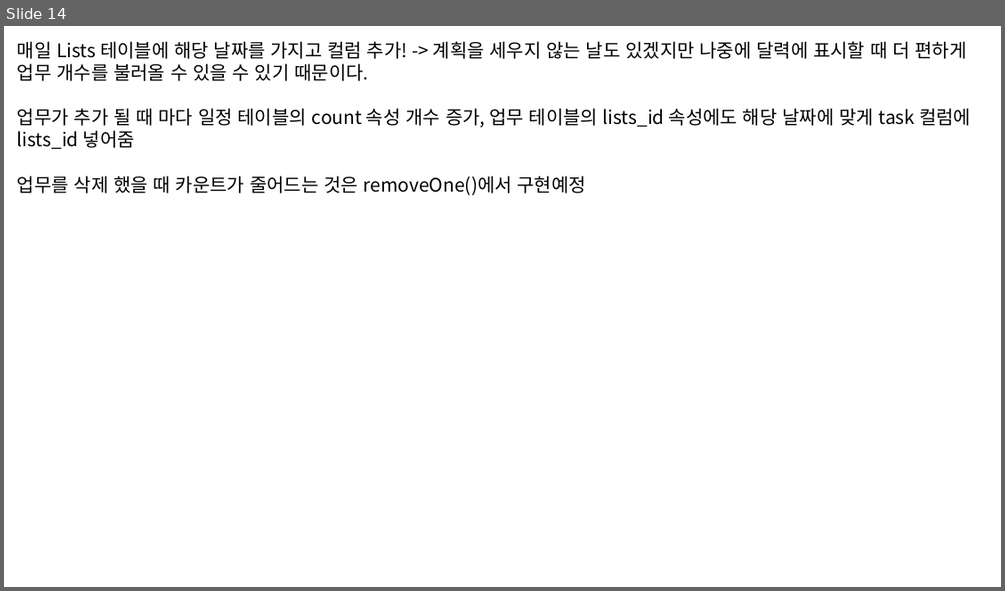
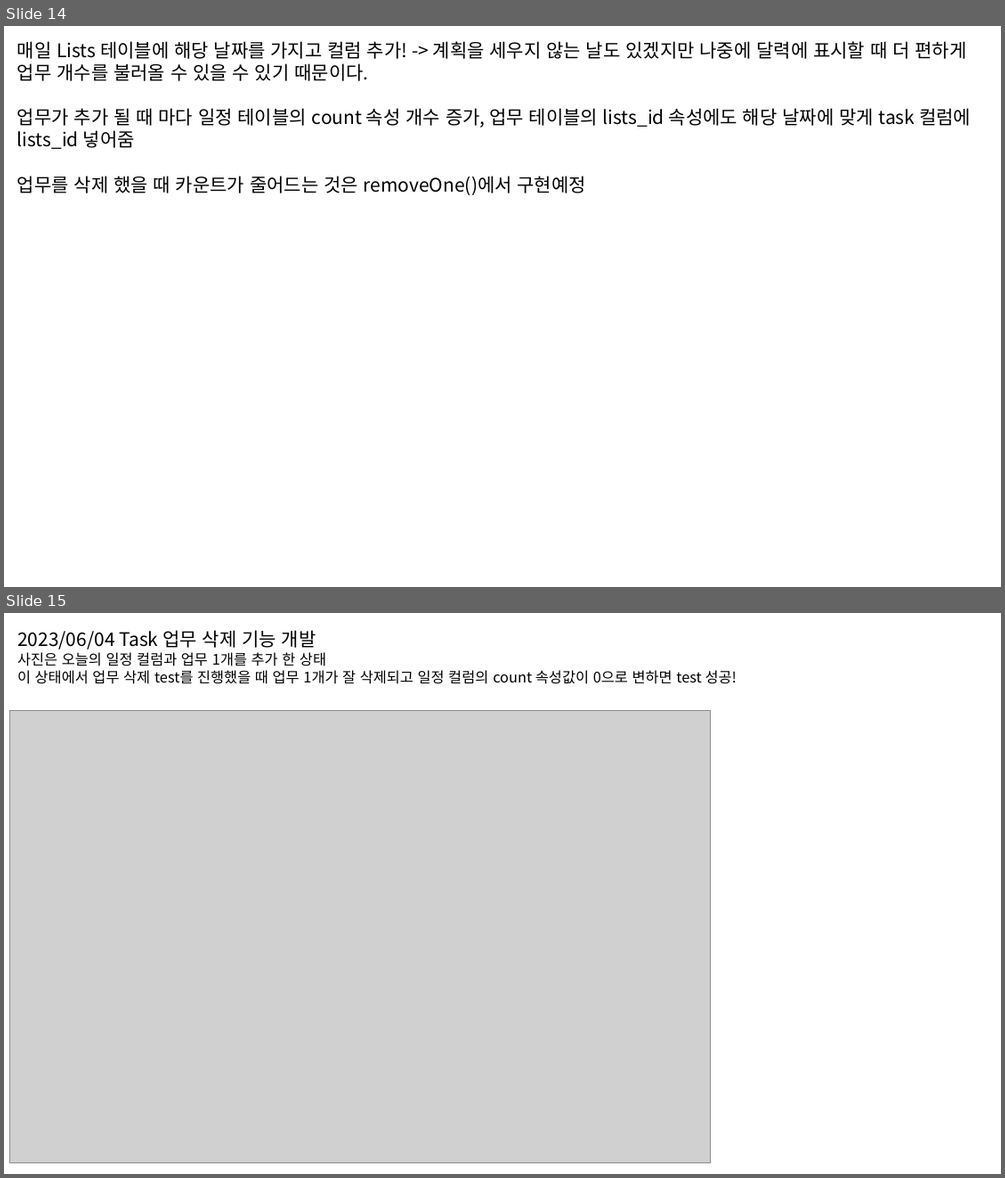
Before and after one commit to yujinchoi20/LePl_Team, a slide deck: CYJ/LePl 개발 일지.pptx. Shown one above the other, each under a label of ours: slide 14 before the commit, slides 14 and 15 after it. The pictures are 1005x591 and 1005x1178 pixels, drawn with LibreOffice and Linux fonts; fonts in the diff are those of the drawing; grey boxes stand for pictures. Boxes give left, top, right and bottom in pixels: in the first picture for what was removed or moved away, otherwise in the second. Text is boxed around its words. In the diff, an @@ line names an element or a change of style, - is before the commit and + after.

Commit message:
update: 06/05 개발 사항

```diff
--- a/CYJ/LePl 개발 일지.pptx
+++ b/CYJ/LePl 개발 일지.pptx
@@ slide 15 added at [4,613,1001,1174], background #FFFFFF @@
@@ text added at [17,630,736,684], 14 pt, text #000000 @@
+2023/06/04 Task 업무 삭제 기능 개발
+사진은 오늘의 일정 컬럼과 업무 1개를 추가 한 상태
+이 상태에서 업무 삭제 test를 진행했을 때 업무 1개가 잘 삭제되고 일정 컬럼의 count 속성값이 0으로 변하면 test 성공!
@@ picture added at [10,710,711,1162] @@
```
Also in this commit, not shown: 2 other slides added, 4 other files.
